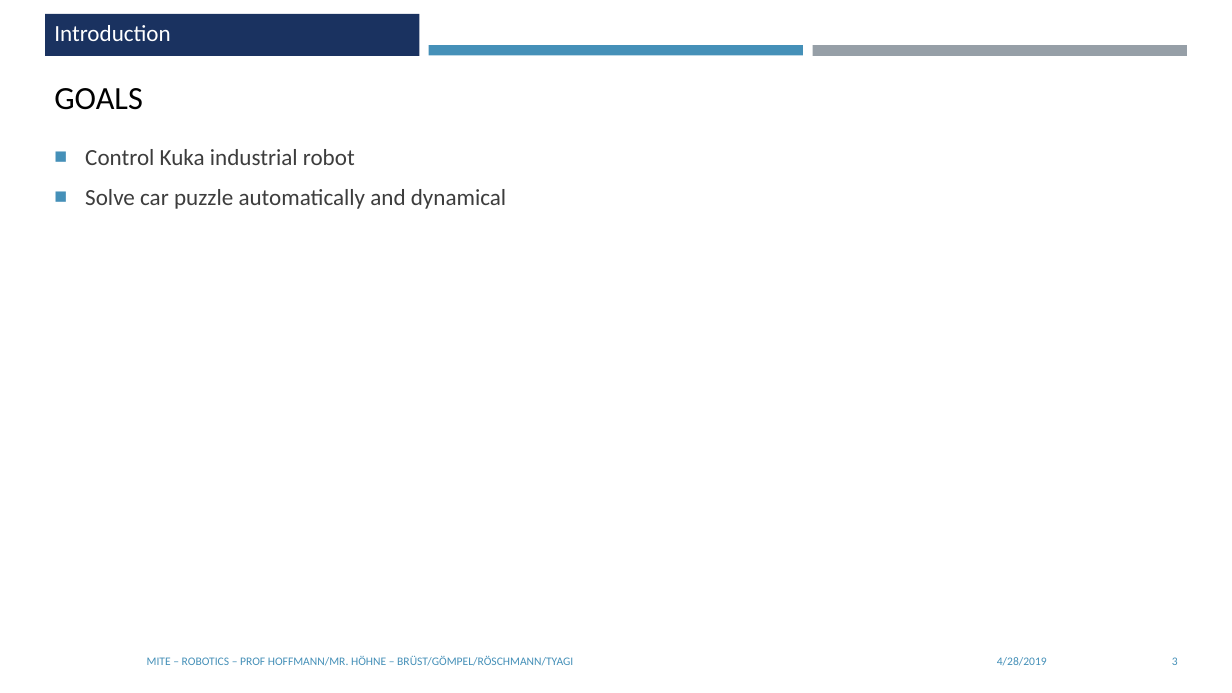
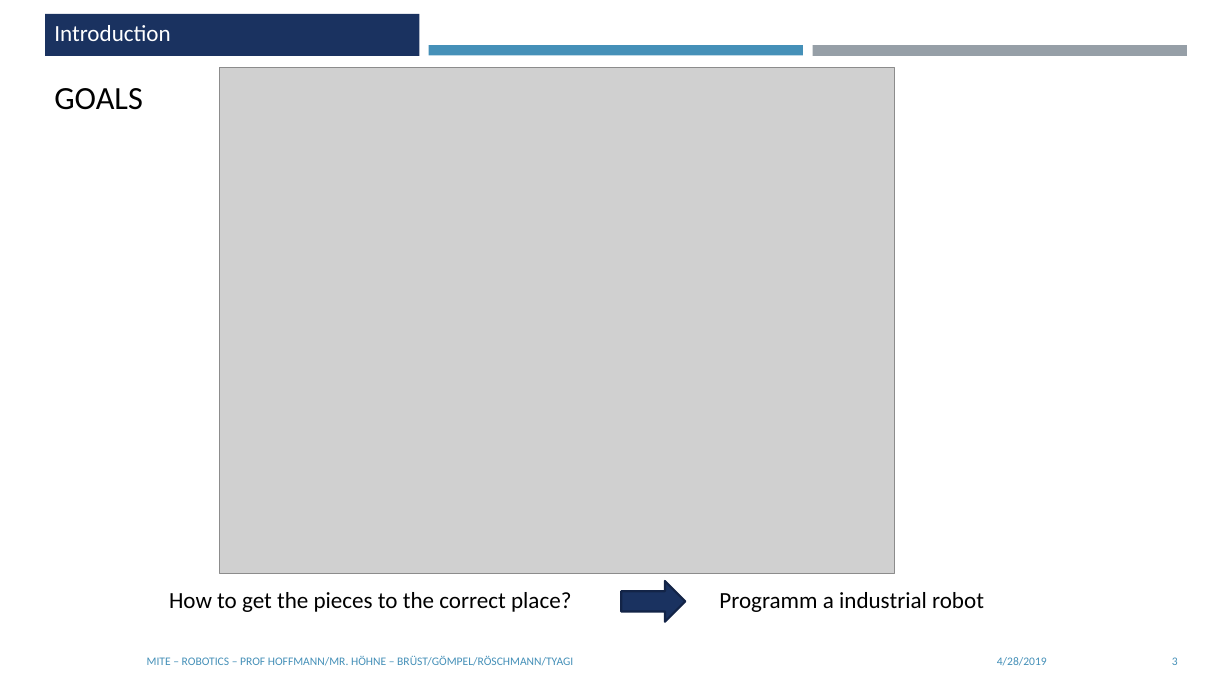
Before and after one commit to Pietfried/robotics-carpuzzle, a slide deck: slide 3 of Documentation/MuITE_RB_InitialPresentation.pptx. Drawn at 1232x693 pixels with LibreOffice and Linux fonts; fonts in the diff are those of the drawing; grey boxes stand for pictures; background and template pictures are left out. Boxes give left, top, right and bottom in pixels: in the first picture for what was removed or moved away, otherwise in the second. Text is boxed around its words. In the diff, an @@ line names an element or a change of style, - is before the commit and + after.

```diff
--- a/Documentation/MuITE_RB_InitialPresentation.pptx
+++ b/Documentation/MuITE_RB_InitialPresentation.pptx
@@ picture added at <box>220,67,895,574</box> @@
@@ text removed at <box>85,149,506,209</box> @@
-■ Control Kuka industrial robot
-■ Solve car puzzle automatically and dynamical
@@ text added at <box>169,592,571,612</box>, 18 pt, text #000000 @@
+How to get the pieces to the correct place?
@@ right arrow added at <box>621,581,685,622</box>, fill #1A3260, outline #132547 1.75 pt @@
@@ text added at <box>719,592,984,612</box>, 18 pt, text #000000 @@
+Programm a industrial robot
```
Also in this commit, not shown: 8 other slides changed, 1 other file.
